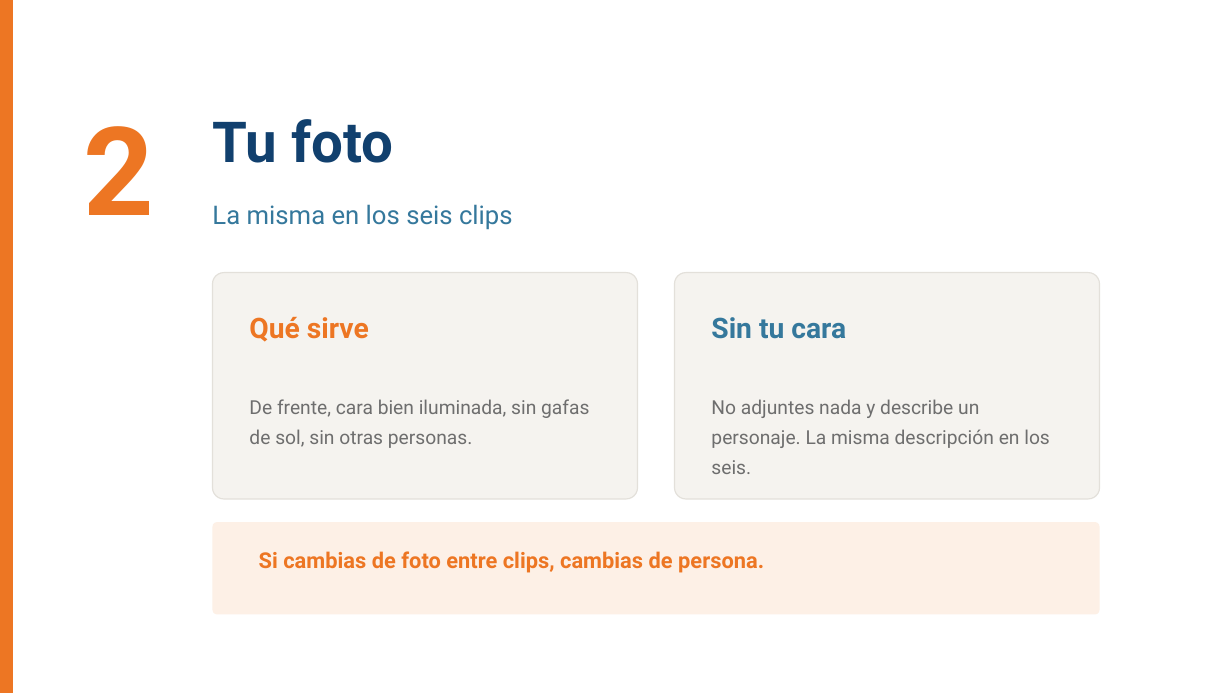
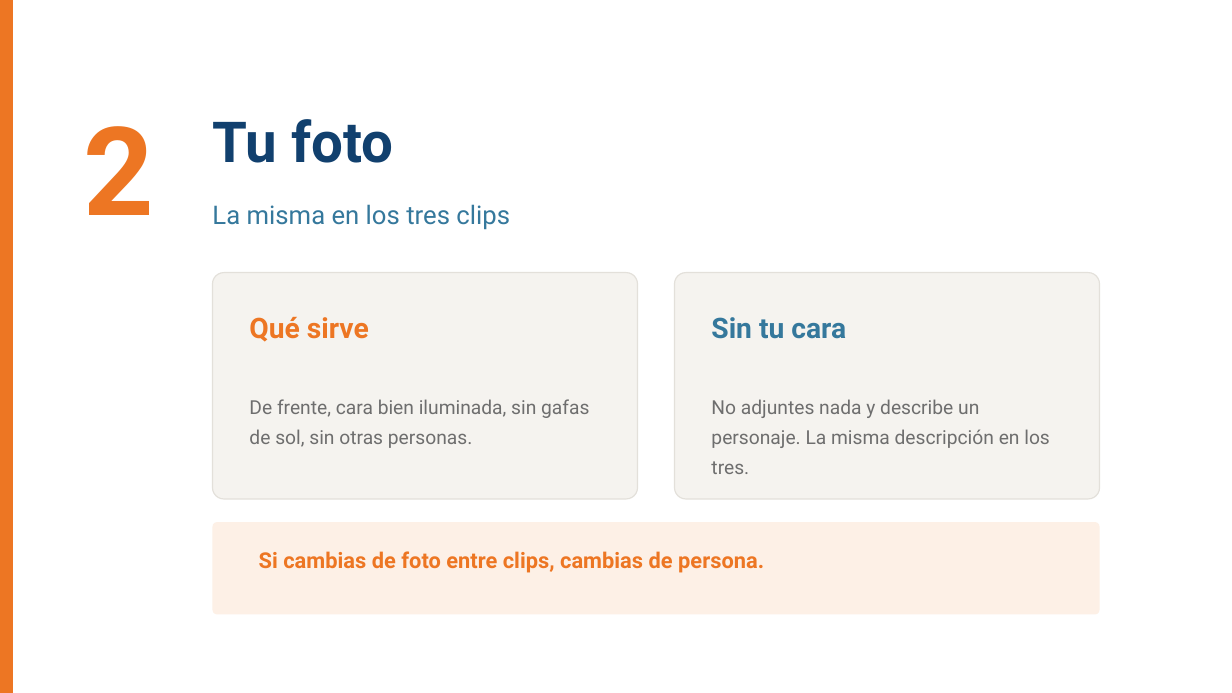
Before and after one commit to BioAITeamLearning/IntroInfo_2026_02_Ucaldas, a slide deck: slide 8 of _static/sesion06/S06_audio_imagen_video.pptx. Drawn at 1232x693 pixels with LibreOffice and Linux fonts; fonts in the diff are those of the drawing. Boxes give left, top, right and bottom in pixels: in the first picture for what was removed or moved away, otherwise in the second. Text is boxed around its words. In the diff, an @@ line names an element or a change of style, - is before the commit and + after.

```diff
--- a/_static/sesion06/S06_audio_imagen_video.pptx
+++ b/_static/sesion06/S06_audio_imagen_video.pptx
@@ text at box(212, 204, 510, 230): text changed @@
-La misma en los seis clips
+La misma en los tres clips
@@ text at box(711, 399, 1050, 474): text changed @@
-No adjuntes nada y describe un personaje. La misma descripción en los seis.
+No adjuntes nada y describe un personaje. La misma descripción en los tres.
```
Also in this commit, not shown: 11 other slides changed, 2 other files.
